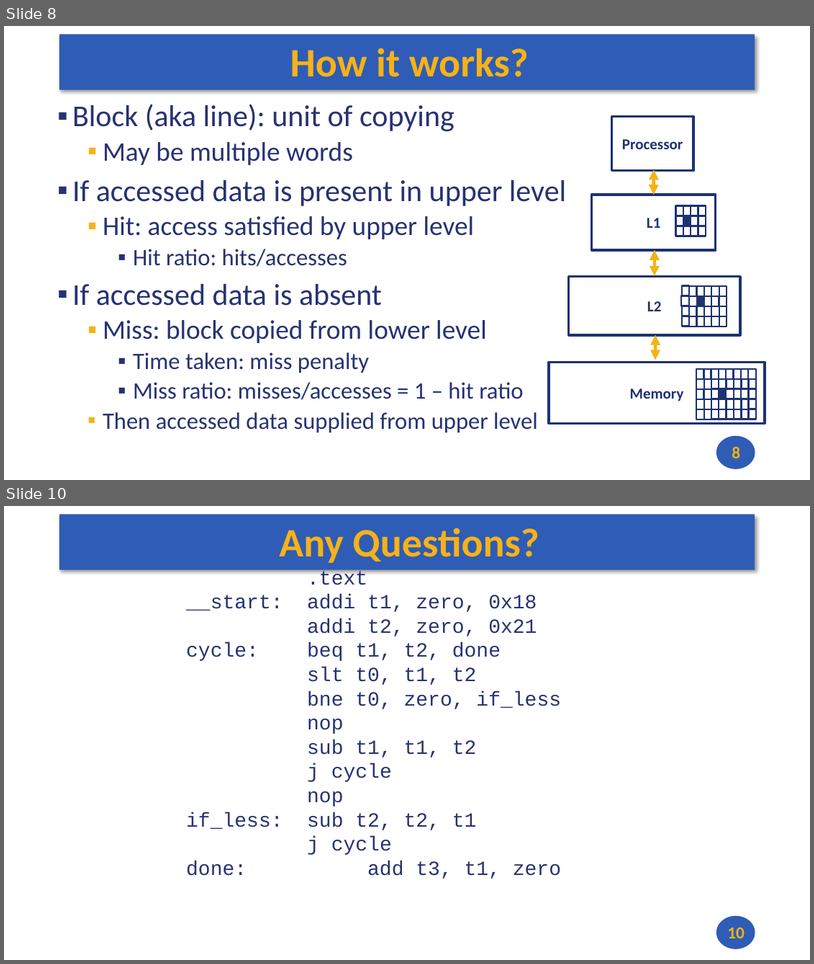
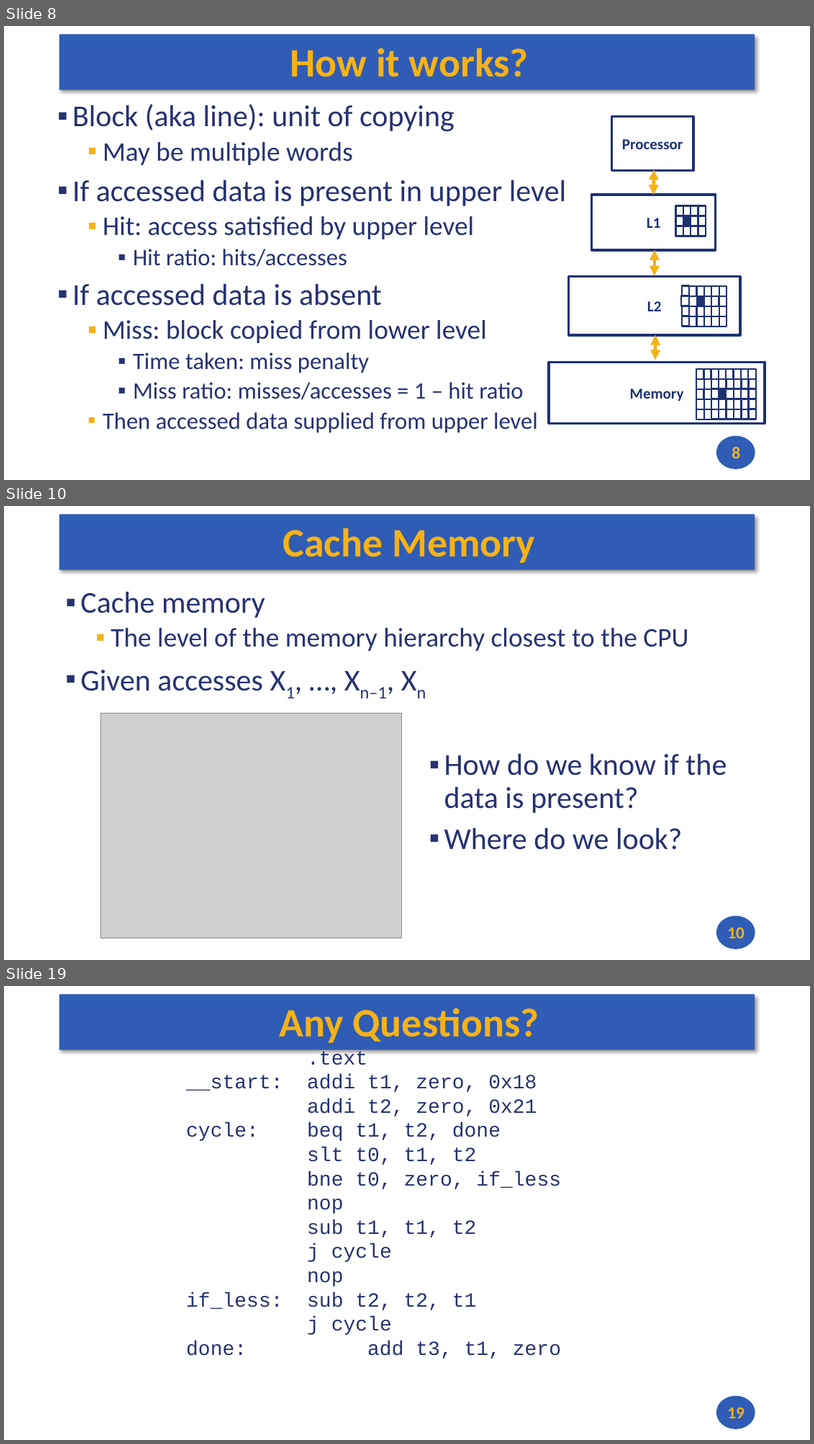
Before and after one commit to andrewt0301/hse-acos-course, a slide deck: docs/part1ca/11_Caches/CA_Lecture_11.pptx. Shown one above the other, each under a label of ours: slides 8 and 10 before the commit, slides 8, 10 and 19 after it; the slides between them are not shown. The pictures are 814x964 and 814x1444 pixels, drawn with LibreOffice and Linux fonts; fonts in the diff are those of the drawing; grey boxes stand for pictures. Boxes give left, top, right and bottom in pixels: in the first picture for what was removed or moved away, otherwise in the second. Text is boxed around its words. In the diff, an @@ line names an element or a change of style, - is before the commit and + after.

```diff
--- a/docs/part1ca/11_Caches/CA_Lecture_11.pptx
+++ b/docs/part1ca/11_Caches/CA_Lecture_11.pptx
@@ slide 10 added at [4, 506, 810, 960], background #FFFFFF; not listed: 2 template elements that a slide beside it also shows @@
@@ title added at [283, 528, 535, 563], 48 pt, text #F7B217, bold @@
+Cache Memory
@@ text added at [80, 592, 689, 698], 32 pt, text #273272 @@
+▪ Cache memory
+  ▪ The level of the memory hierarchy closest to the CPU
+▪ Given accesses X1, …, Xn–1, Xn
@@ picture added at [100, 713, 401, 938] @@
@@ text added at [445, 754, 727, 849], 36 pt, text #273272 @@
+▪ How do we know if the data is present?
+▪ Where do we look?
@@ page number added at [728, 926, 745, 938], 20 pt, text #F7B217, bold @@
+10
@@ what was slide 10 is now slide 19 @@
@@ page number at [728, 1406, 745, 1418]: text changed @@
-10
+19
```
Also in this commit, not shown: 8 other slides added, 1 other file.
